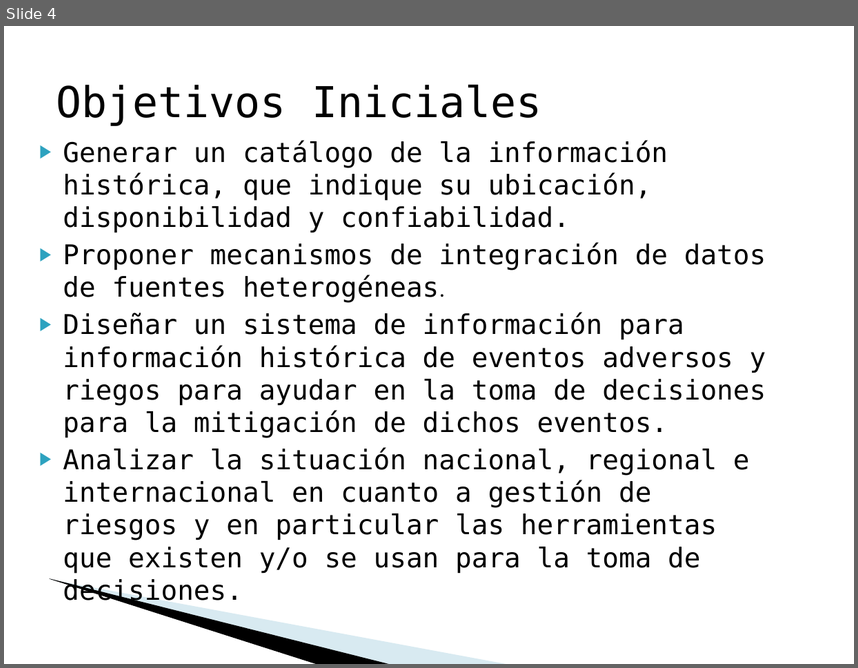
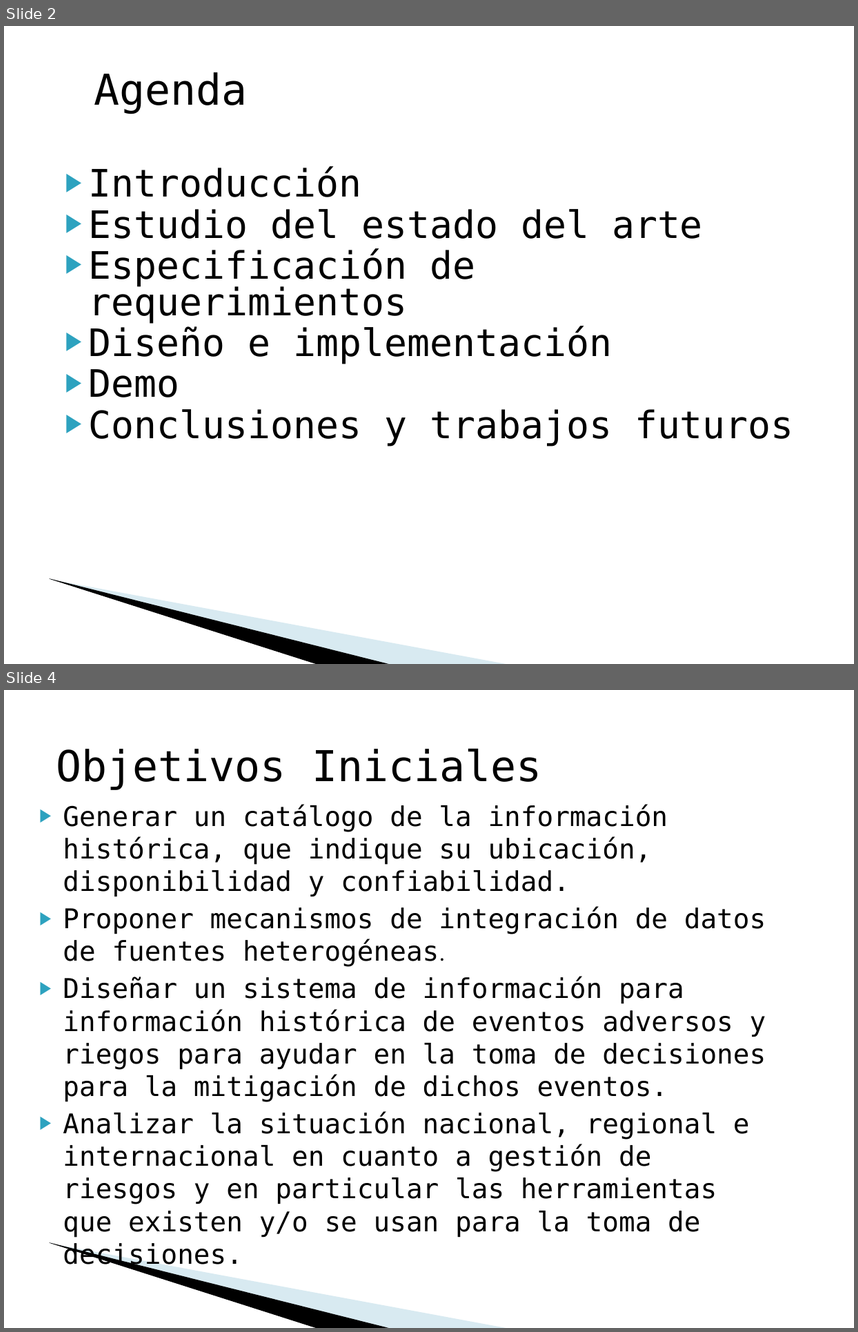
Before and after one commit to google-code-export/satode, a slide deck: Documentos/final/Presentación Defensa.ppt. Shown one above the other, each under a label of ours: slide 4 before the commit, slides 2 and 4 after it; the slides between them are not shown. The pictures are 858x668 and 858x1332 pixels, drawn with LibreOffice and Linux fonts; fonts in the diff are those of the drawing; background and template pictures are left out. Boxes give left, top, right and bottom in pixels: in the first picture for what was removed or moved away, otherwise in the second. Text is boxed around its words. In the diff, an @@ line names an element or a change of style, - is before the commit and + after.

```diff
--- a/Documentos/final/Presentación Defensa.ppt
+++ b/Documentos/final/Presentación Defensa.ppt
@@ slide 2 added at (4, 26, 854, 664), background #FFFFFF; not listed: 2 template elements that a slide beside it also shows @@
@@ text added at (94, 72, 248, 114), 36 pt, text #000000 @@
+Agenda
@@ text added at (89, 166, 794, 446), 32 pt, text #000000 @@
+▶ Introducción
+▶ Estudio del estado del arte
+▶ Especificación de requerimientos
+▶ Diseño e implementación
+▶ Demo
+▶ Conclusiones y trabajos futuros
```
Also in this commit, not shown: 9 slides changed, 2 slides removed.
